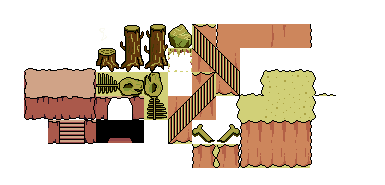
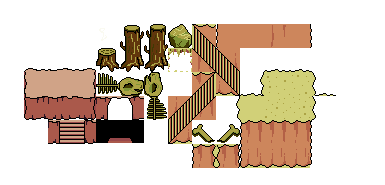
Layers edited between the first and the second 385px x 185px image:
painted on "Layer 11" over <box>96,72,168,120</box>
